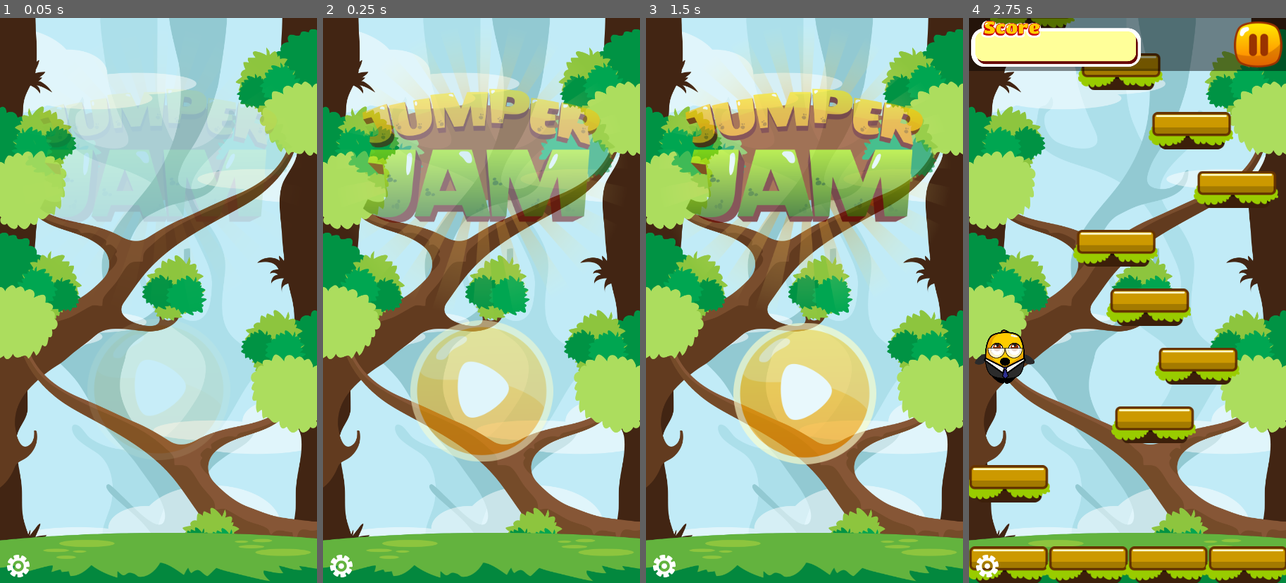
Above: before the commit, frames 1-4 (left to right).
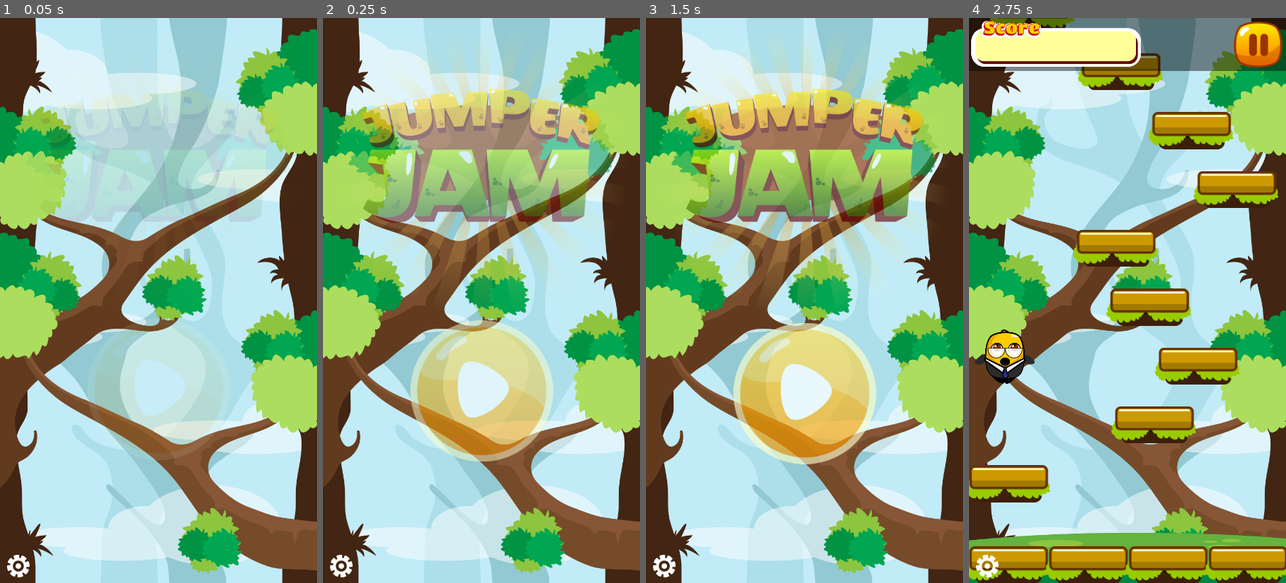
Above: after the commit, the same moments.

Repository: BlurryGames/JumperJam
Game: Godot game, scene res://scenes/main.tscn
The game is run twice, just before and just after one commit, with the same random seed, the same clock (stepped at 60 frames per second) and the same inputs.
Inputs (mouse positions are in pixels of both pictures, inside the frame that each line leads up to):
- Up to frame 1 (0.05 s): no input
- Up to frame 2 (0.25 s): no input
- Up to frame 3 (1.5 s): hold D (MoveRight) 0.53-1.25 s; click (804, 396) at 1.25 s
- Up to frame 4 (2.75 s): hold A (MoveLeft) from 2.03 s (still down)

The runs differ from the first frame. In frame 1, 8.4% of the frame differs, in the area x 0-100%, y 91-100%; in frame 2, 8.4%; in frame 3, 8.4%; in frame 4, nothing differs.

Commit message:
Section5: Outting It All Together / Lesson5: Game Over Back

Diff:
--- a/Scripts/Game.gd
+++ b/Scripts/Game.gd
@@ -33,6 +33,7 @@
 	setupParallaxLayer(parallax3)
 
 	hud.visible = false
+	groundSprite.visible = false
 
 
 func _process(_delta: float)-> void:
@@ -76,3 +77,16 @@
 		levelGenerator.startGeneration()
 
 	hud.visible = true
+	groundSprite.visible = true
+
+func resetGame()-> void:
+	groundSprite.visible = false
+	levelGenerator.resetLevel()
+	if player:
+		player.queue_free()
+		player = null
+		levelGenerator.player = null
+
+	if camera:
+		camera.queue_free()
+		camera = null
--- a/Scripts/LevelGenerator.gd
+++ b/Scripts/LevelGenerator.gd
@@ -59,3 +59,8 @@
 
 func startGeneration()-> void:
 	generateLevel(startPlatformY, true)
+
+func resetLevel()-> void:
+	generatedPlatformCount = 0
+	for p in platformParent.get_children():
+		p.queue_free()
--- a/Scripts/Main.gd
+++ b/Scripts/Main.gd
@@ -5,12 +5,16 @@
 
 func _ready()-> void:
 	screens.startGame.connect(_on_screens_start_game)
+	screens.deleteLevel.connect(_on_screen_delete_level)
 
 	game.playerDied.connect(_on_game_player_died)
+
+func _on_game_player_died(score: int, hightScore: int)-> void:
+	await get_tree().create_timer(0.75).timeout
+	screens.gameOver(score, hightScore)
 
 func _on_screens_start_game()-> void:
 	game.newGame()
 
-func _on_game_player_died(score: int, hightScore: int)-> void:
-	await get_tree().create_timer(0.75).timeout
-	screens.gameOver(score, hightScore)
+func _on_screen_delete_level()-> void:
+	game.resetGame()
--- a/Scripts/Screens.gd
+++ b/Scripts/Screens.gd
@@ -1,6 +1,7 @@
 class_name Screens extends CanvasLayer
 
 signal startGame
+signal deleteLevel
 
 @onready var console: Control = $Debug/ConsoleLog
 @onready var titleScreen: BaseScreen = $TitleScreen
@@ -37,7 +38,8 @@
 			print("GameOverRetryPress")
 			changeScreen(titleScreen)
 		"GameOverBack":
-			print("GameOverBackPress")
+			changeScreen(titleScreen)
+			deleteLevel.emit()
 
 func changeScreen(newScreen: BaseScreen)-> void:
 	if currentScreen:
